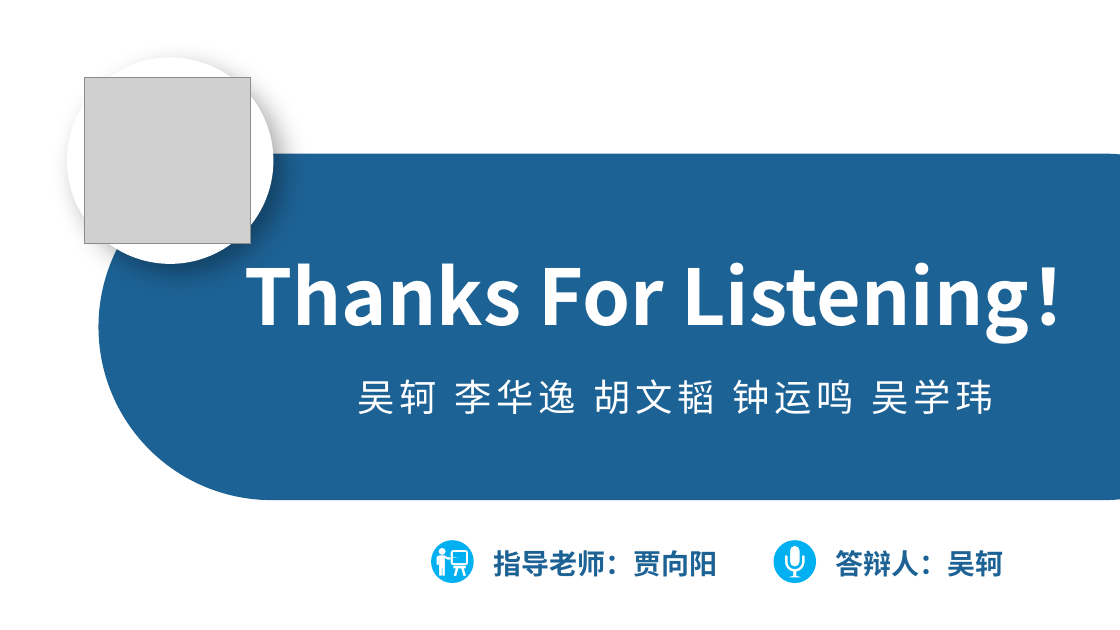
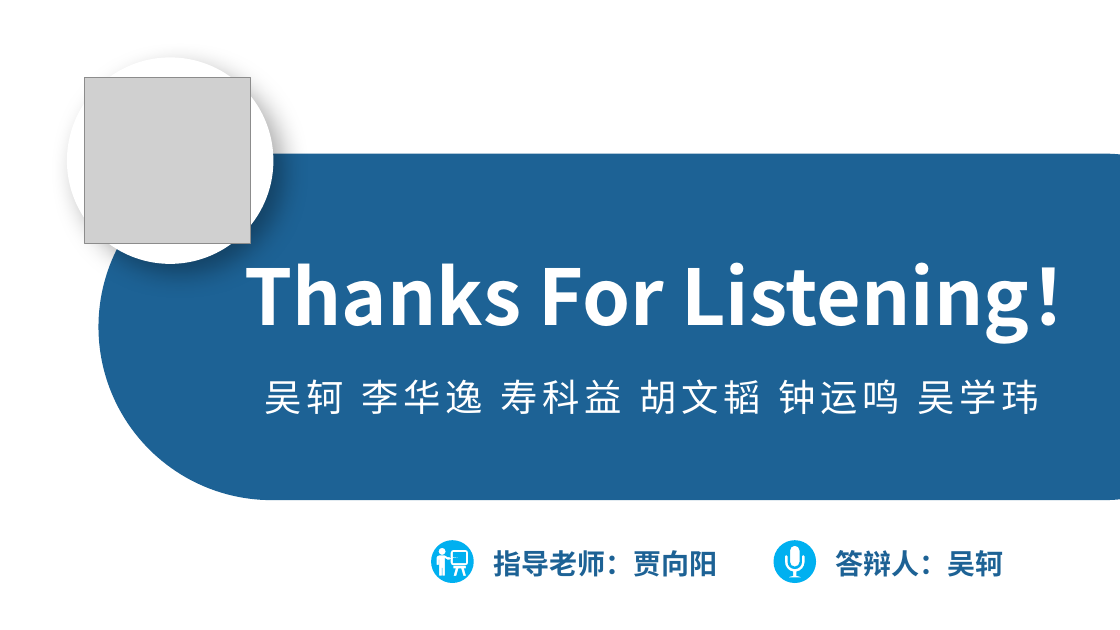
Before and after one commit to hamsterwk/FinalHomework-Game, a slide deck: slide 14 of Doc/软件构造基础结题报告.pptx. Drawn at 1120x630 pixels with LibreOffice and Linux fonts; fonts in the diff are those of the drawing; grey boxes stand for pictures. Boxes give left, top, right and bottom in pixels: in the first picture for what was removed or moved away, otherwise in the second. Text is boxed around its words. In the diff, an @@ line names an element or a change of style, - is before the commit and + after.

```diff
--- a/Doc/软件构造基础结题报告.pptx
+++ b/Doc/软件构造基础结题报告.pptx
@@ text at box(264, 379, 1039, 414): text changed @@
-吴轲 李华逸 胡文韬 钟运鸣 吴学玮
+吴轲 李华逸 寿科益 胡文韬 钟运鸣 吴学玮
```
Also in this commit, not shown: 1 other slide changed.
